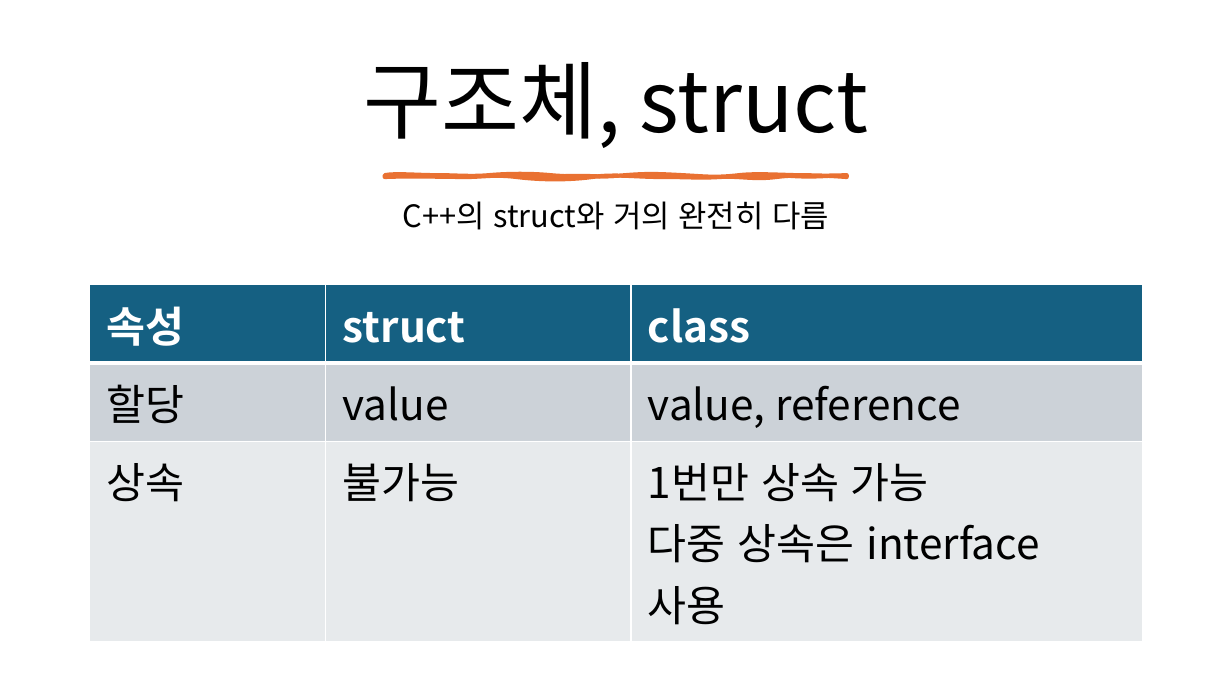
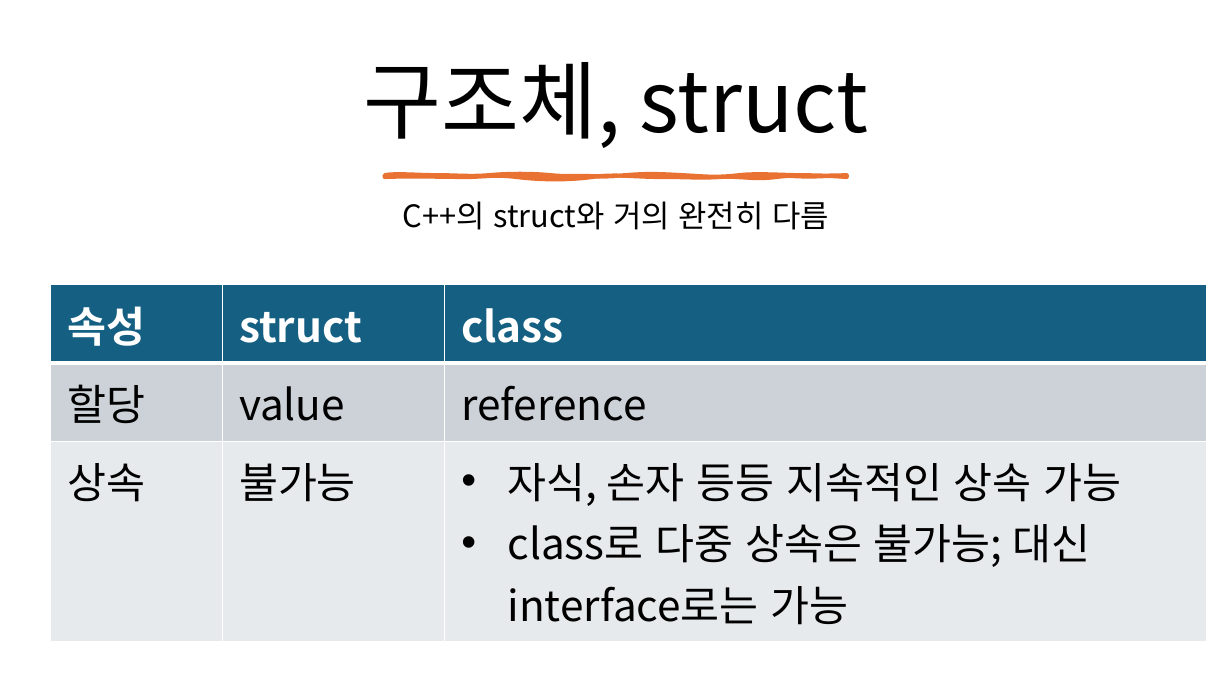
Before and after one commit to mokwongame/CS_2025_2, a slide deck: slide 8 of C# 문법.pptx. Drawn at 1232x693 pixels with LibreOffice and Linux fonts; fonts in the diff are those of the drawing. Boxes give left, top, right and bottom in pixels: in the first picture for what was removed or moved away, otherwise in the second. Text is boxed around its words. In the diff, an @@ line names an element or a change of style, - is before the commit and + after.

Commit message:
구조체 개념 설명

```diff
--- a/C# 문법.pptx
+++ b/C# 문법.pptx
@@ table at [51,285,1208,629] @@
-row 2, column 3: value, reference
+row 2, column 3: reference
-row 3, column 3: 1번만 상속 가능 / 다중 상속은 interface 사용
+row 3, column 3: 자식, 손자 등등 지속적인 상속 가능 / class로 다중 상속은 불가능; 대신 interface로는 가능
@@ table: place and size @@
-table at [89,285,1142,629]
+table at [51,285,1208,629]
```
Also in this commit, not shown: 1 other file.
